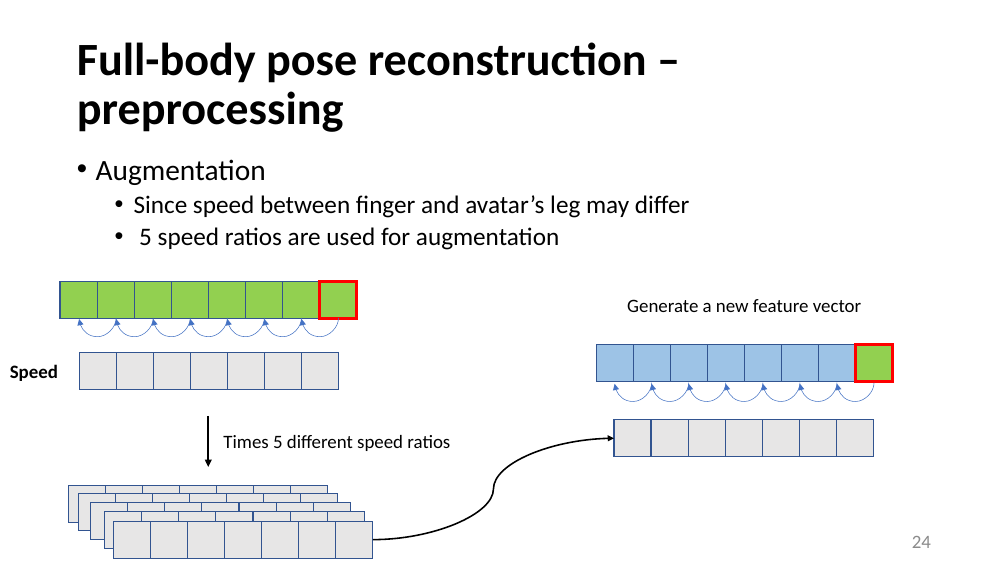
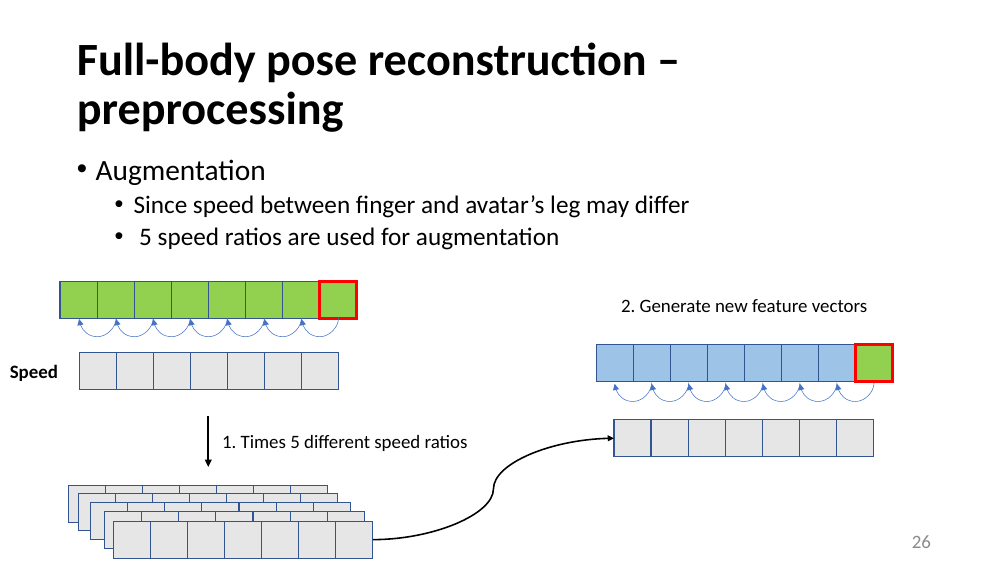
Before and after one commit to Louislar/MotionStyleTransferInHand, a slide deck: slide 26 of thesisFigs/thesis_slide.pptx (slide 24 before the commit). Drawn at 1008x567 pixels with LibreOffice and Linux fonts; fonts in the diff are those of the drawing. Boxes give left, top, right and bottom in pixels: in the first picture for what was removed or moved away, otherwise in the second. Text is boxed around its words. In the diff, an @@ line names an element or a change of style, - is before the commit and + after.

```diff
--- a/thesisFigs/thesis_slide.pptx
+++ b/thesisFigs/thesis_slide.pptx
@@ text at [621,299,868,312]: text changed @@
-Generate a new feature vector
+2. Generate new feature vectors
@@ text at [222,435,468,451]: text changed @@
-Times 5 different speed ratios
+1. Times 5 different speed ratios
@@ page number at [912,535,931,548]: text changed @@
-24
+26
```
Also in this commit, not shown: 9 other slides changed, 3 slides added.
